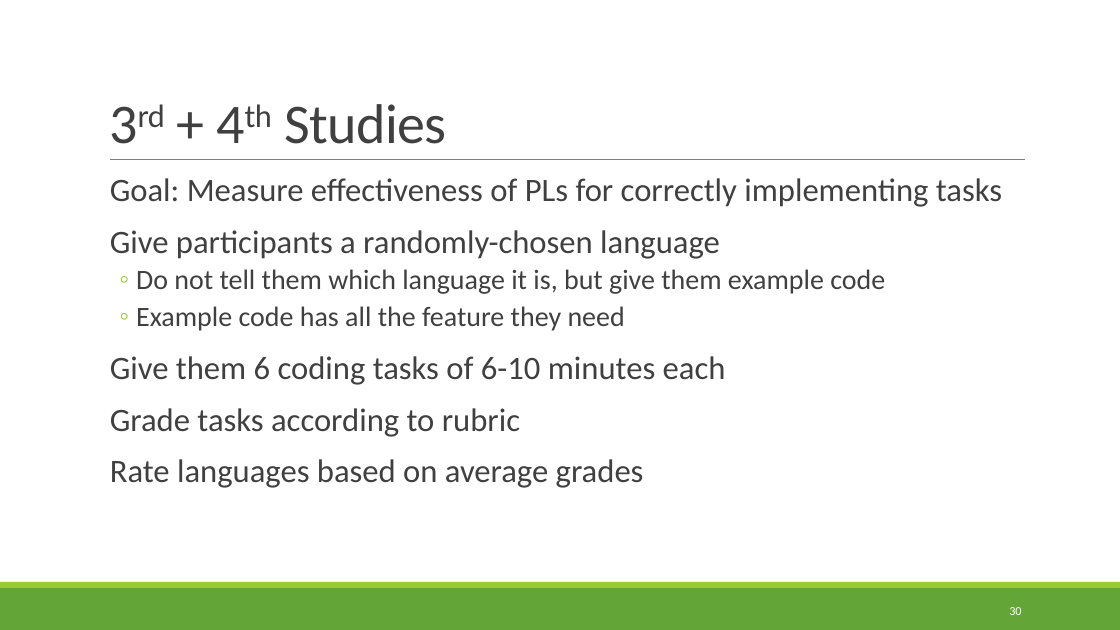
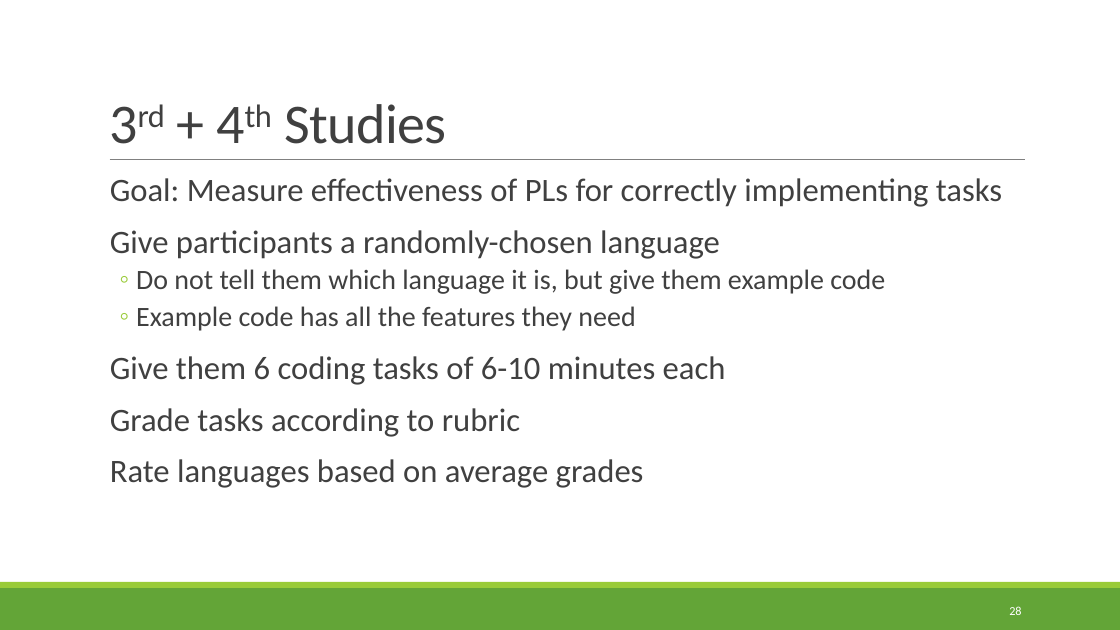
Before and after one commit to rbohrer/pl-course, a slide deck: slide 28 of LectureSlides/09Design2.pptx (slide 30 before the commit). Drawn at 1120x630 pixels with LibreOffice and Linux fonts; fonts in the diff are those of the drawing. Boxes give left, top, right and bottom in pixels: in the first picture for what was removed or moved away, otherwise in the second. Text is boxed around its words. In the diff, an @@ line names an element or a change of style, - is before the commit and + after.

```diff
--- a/LectureSlides/09Design2.pptx
+++ b/LectureSlides/09Design2.pptx
@@ text at (136,306,635,331): text changed @@
-  ◦ Example code has all the feature they need
+  ◦ Example code has all the features they need
@@ page number at (1009,606,1021,615): text changed @@
-30
+28
```
Also in this commit, not shown: 2 slides removed, 1 other file.
